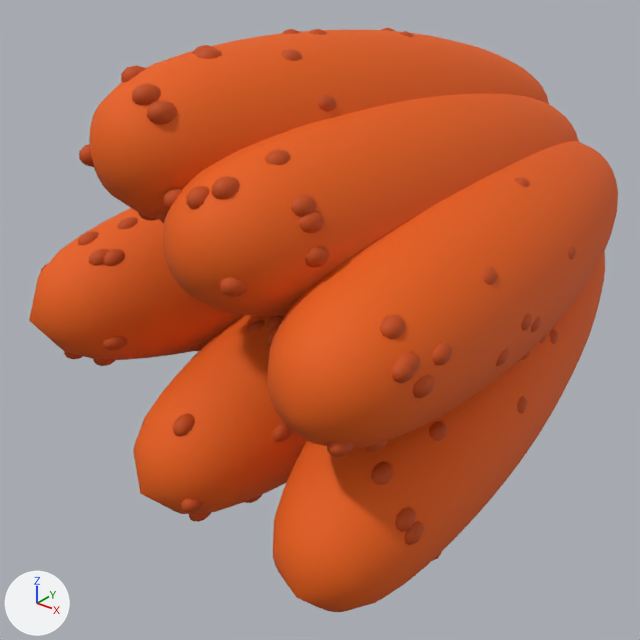
The glTF model public/models/cordyceps-militaris.glb: old version first, new version second.
One viewpoint serves both versions: a camera (50 mm lens) standing at (1.59, -2.27, 1.06) and looking at (-0.07, -0.2, -0.23). The axes (+X, +Y, +Z) are drawn at lower left. The lights are the same throughout. The picture after the commit comes second. Where no turn or scale is listed for an object, it has been applied to the vertices.

In view in the first picture: 'clavate_stroma', 'perithecia'.
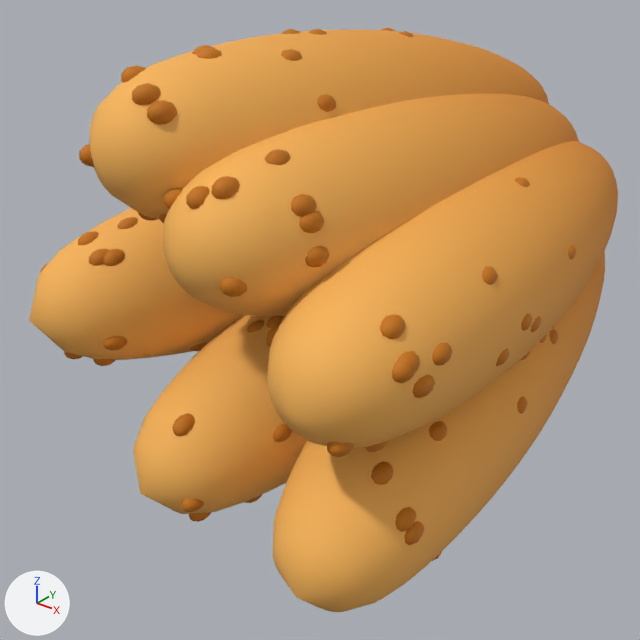
Pixel boxes (x1, y1, x2, y2) of what changed, in the pictures (640 x 640 px):
'clavate_stroma', recoloured (lighter)
    both: (29, 29, 618, 612)
'perithecia', recoloured
    both: (41, 28, 576, 561)

Edits to the bpy script that builds the scene:
```text
Change mat_material_0:
    where n0 = _N.new('ShaderNodeBsdfPrincipled'); n0.name = 'Principled BSDF'
    remove n0.inputs[0].default_value = (0.808, 0.11, 0.0, 1.0)  # 'Base Color', orange #e85d00
    add n2 = _N.new('ShaderNodeVertexColor'); n2.name = 'Color Attribute'
    add _L.new(n2.outputs[0], n0.inputs[0])  # 'Color' to 'Base Color'
Change mat_material_1:
    where n0 = _N.new('ShaderNodeBsdfPrincipled'); n0.name = 'Principled BSDF'
    remove n0.inputs[0].default_value = (0.553, 0.0667, 0.0, 1.0)  # 'Base Color', orange #c44900
    add n2 = _N.new('ShaderNodeVertexColor'); n2.name = 'Color Attribute'
    add _L.new(n2.outputs[0], n0.inputs[0])  # 'Color' to 'Base Color'
Change me_clavate_stroma:
    where me_clavate_stroma.from_pydata(...)  # 4812 vertices, 9600 faces; spans x -0.79..0.61, y -1.99..0.03, z -0.73..0.68
    used by ob_clavate_stroma; location = (0.088, 0.981, 0.02)
    me_clavate_stroma part 1: vertex colours changed
```
